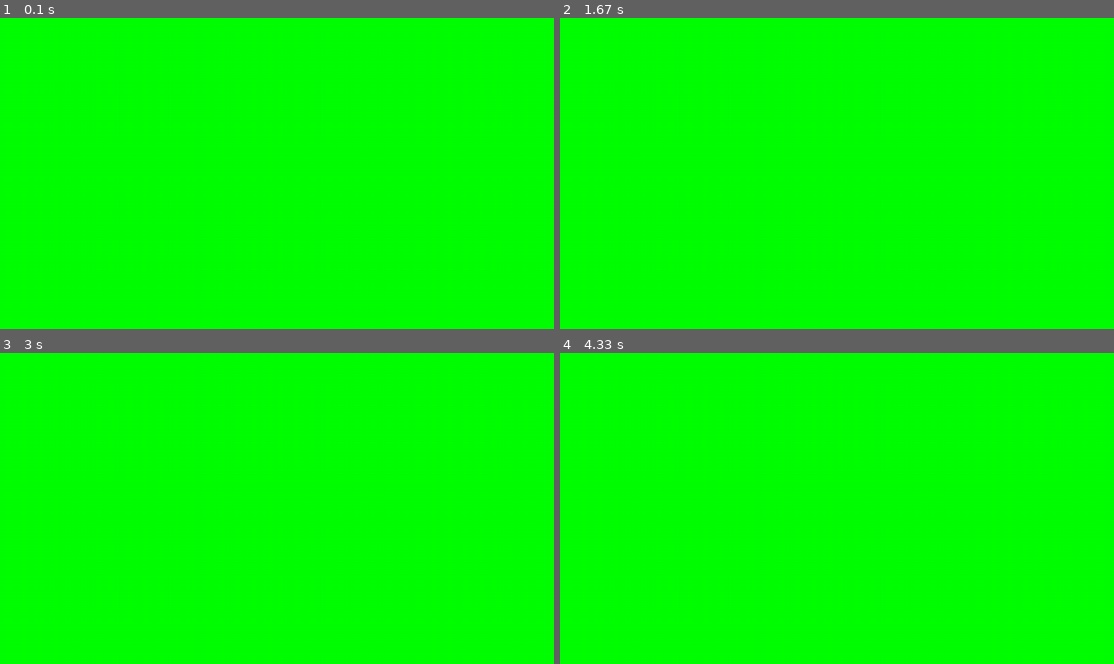
Above: before the commit, frames 1-4 (two rows, left to right).
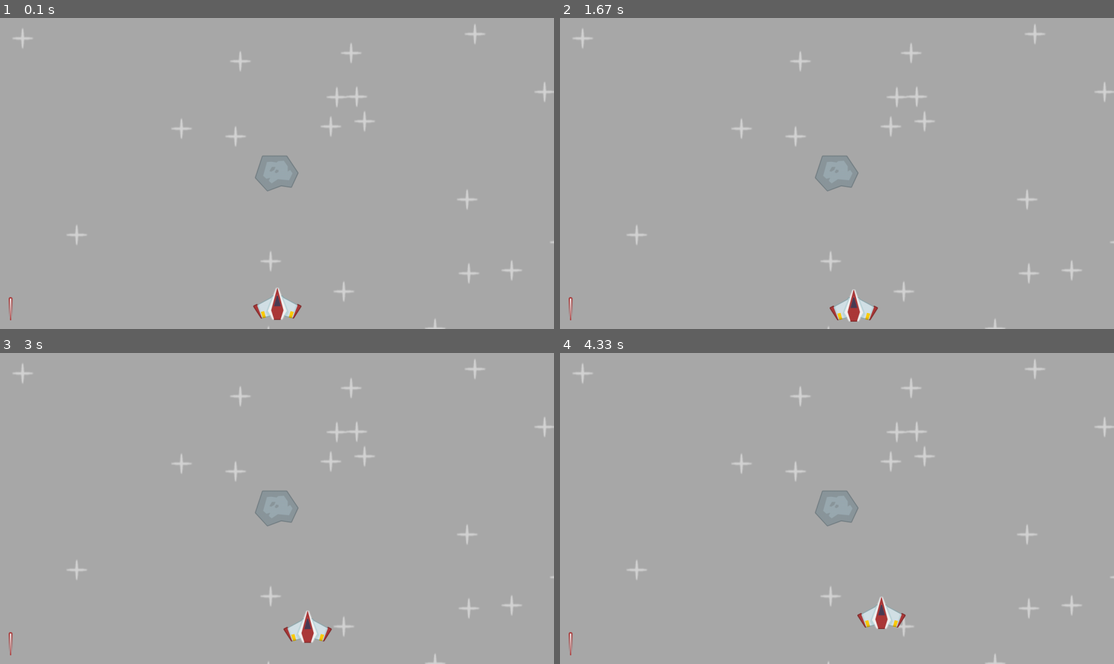
Above: after the commit, the same moments.

Repository: MagonBorn/PyGames
Game: pygame game, started from All_Games/space shooter/code/main.py
Same seed, same stepped clock (60 frames per second), same inputs: the game is played once before the commit and once after it.
Inputs:
- Up to frame 1 (0.1 s): no input
- Up to frame 2 (1.67 s): no input
- Up to frame 3 (3 s): no input
- Up to frame 4 (4.33 s): no input

The runs differ from the first frame. In frame 1, 100% of the frame differs, in the area x 0-100%, y 0-100%; in frame 2, 100%; in frame 3, 100%; in frame 4, 100%.

Commit message:
updated metero, star surfaces and player movement - bouncing'

Diff:
--- a/All_Games/space shooter/code/main.py
+++ b/All_Games/space shooter/code/main.py
@@ -1,20 +1,61 @@
 import pygame
+from os.path import join
+import random
 
 # Gener setup
 pygame.init()
 WINDOW_WIDTH, WINDOW_HEIGHT = 1280, 720
 display_surface = pygame.display.set_mode((WINDOW_WIDTH, WINDOW_HEIGHT))
+pygame.display.set_caption('Space Shooter')
 running = True
+clock = pygame.time.Clock()
 
+# Plain Surface
+surf = pygame.Surface((100, 200))
+surf.fill('orange')
+
+# Imports
+# Player
+player_surface = pygame.image.load(join('../images', 'player.png')).convert_alpha()
+player_rect = player_surface.get_frect(center = (WINDOW_WIDTH/2, WINDOW_HEIGHT - 60))
+player_x_direction = 1
+player_y_direction = 1
+
+# Meteor
+meteor_surface = pygame.image.load(join('../images', 'meteor.png')).convert_alpha()
+meteor_rect = meteor_surface.get_frect(center = (WINDOW_WIDTH/2, WINDOW_HEIGHT/2))
+
+# Laser
+laser_surface = pygame.image.load(join('../images', 'laser.png')).convert_alpha()
+laser_rect = laser_surface.get_frect(bottomleft = (20, WINDOW_HEIGHT - 20))
+
+# Stars
+star_surface = pygame.image.load(join('../images', 'star.png')).convert_alpha()
+star_positions = [(random.randint(0, WINDOW_WIDTH), random.randint(0, WINDOW_HEIGHT)) for i in range(20)]
 
 while running:
     # Event loop
+    clock.tick()
     for event in pygame.event.get():
         if event.type == pygame.QUIT:
             running = False
 
     # Draw the game
-    display_surface.fill('green')
+    display_surface.fill('darkgray')
+    for pos in star_positions:
+        display_surface.blit(star_surface, pos)
+
+    display_surface.blit(meteor_surface, meteor_rect)
+    display_surface.blit(laser_surface, laser_rect)
+    display_surface.blit(player_surface, player_rect)
+
+    player_rect.x += player_x_direction * 0.4
+    player_rect.y += player_y_direction * 0.4
+    if player_rect.right > WINDOW_WIDTH or player_rect.left < 0:
+        player_x_direction *= -1
+    if player_rect.top < 0 or player_rect.bottom > WINDOW_HEIGHT:
+        player_y_direction *= -1
+
     pygame.display.update()
 
 pygame.quit()
